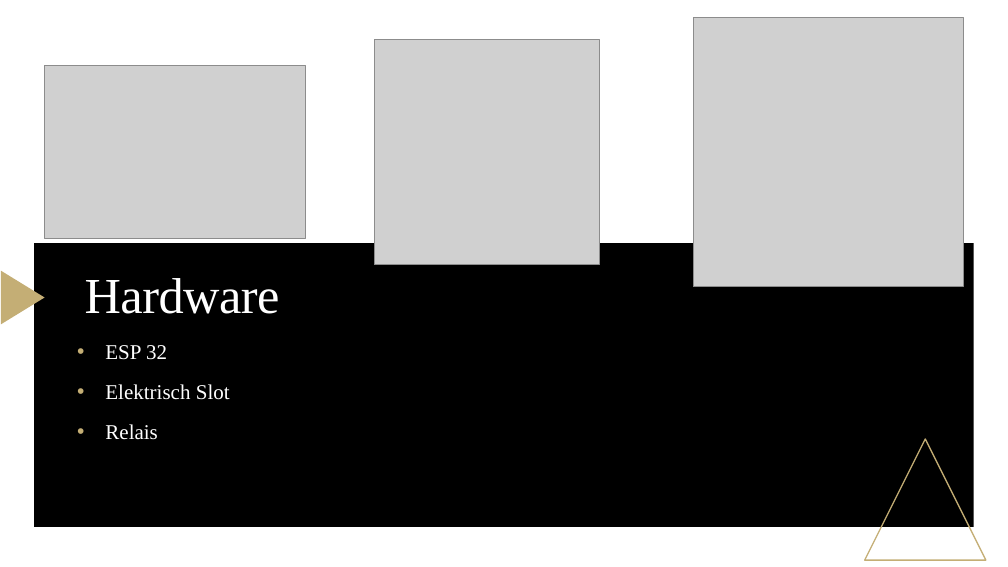
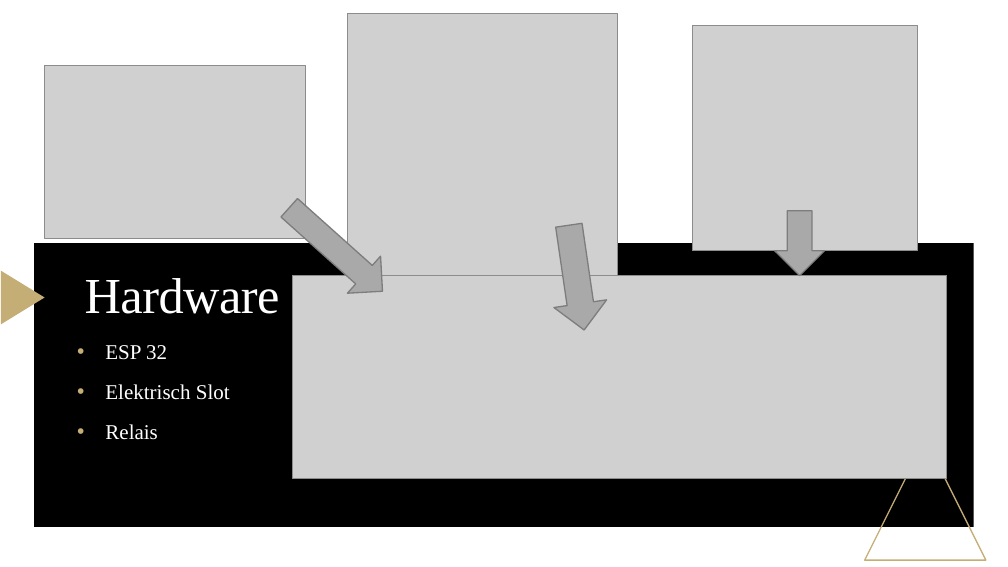
Before and after one commit to CruZxPog/GIP, a slide deck: slide 8 of Gip verslag & powerpoint/GIP_PWP.pptx. Drawn at 1008x567 pixels with LibreOffice and Linux fonts; fonts in the diff are those of the drawing; grey boxes stand for pictures. Boxes give left, top, right and bottom in pixels: in the first picture for what was removed or moved away, otherwise in the second. Text is boxed around its words. In the diff, an @@ line names an element or a change of style, - is before the commit and + after.

```diff
--- a/Gip verslag & powerpoint/GIP_PWP.pptx
+++ b/Gip verslag & powerpoint/GIP_PWP.pptx
@@ picture: place and size @@
-picture at (693,17,963,287)
+picture at (348,14,618,284)
@@ picture: place and size @@
-picture at (374,39,600,265)
+picture at (693,26,918,251)
@@ up arrow added at (272,189,399,310), fill #A9A9A9, outline #7D7D7D 1.25 pt @@
@@ up arrow added at (542,221,610,334), fill #A9A9A9, outline #7D7D7D 1.25 pt @@
@@ up arrow added at (775,211,825,276), fill #A9A9A9, outline #7D7D7D 1.25 pt @@
@@ picture added at (293,275,947,479) @@
```
